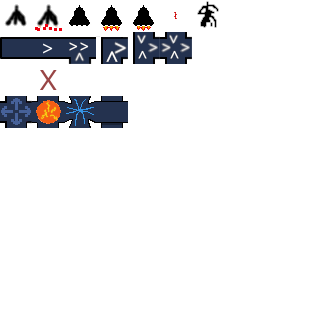
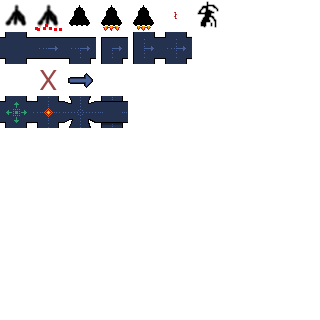
The second 320px x 320px image is a revision of the first. Changes to its layers:
added group "New" with 15 layers above "Arrow copy" over [0, 32, 192, 128]
added layer "Direction copy #3" in group "New" over [39, 45, 58, 54]
added layer "W -> E #1" in group "New" over [32, 38, 64, 58]
added layer "Direction copy #2" in group "New" over [71, 45, 90, 58]
added layer "S,W -> E #1" in group "New" over [64, 38, 96, 64]
added layer "S -> E #1" in group "New" over [102, 37, 128, 64]
added layer "Direction" in group "New" over [167, 39, 186, 58]
added layer "N,S,W -> E #1" in group "New" over [160, 32, 192, 64]
added layer "Direction copy" in group "New" over [144, 39, 154, 58]
added layer "N,S -> E #1" in group "New" over [134, 32, 160, 64]
added layer "Source #1" in group "New" over [0, 96, 32, 128]
added layer "Sink #1" in group "New" over [33, 97, 64, 128]
added layer "Distributor copy" in group "New" over [65, 97, 96, 128]
added layer "Direction #2" in group "New" over [68, 73, 93, 88]
renamed "Layer copy" to "Template", moved it above "Bridge", painted on it over [0, 32, 64, 64]
painted on "Bridge" over [98, 97, 127, 127]
moved "Distributor" into group "Old" over [65, 97, 96, 128]
renamed "Layer #1" to "Arrow", moved it into group "Old" over [73, 73, 93, 88]
moved "S,W -> E" into group "Old" over [64, 38, 96, 64]
renamed "Pasted Layer #4" to "N,S,W -> E", moved it into group "Old" over [160, 32, 192, 64]
renamed "Pasted Layer #3" to "N,S -> E", moved it into group "Old" over [134, 32, 160, 64]
moved "S -> E" into group "Old" over [96, 36, 128, 64]
moved "Source" into group "Old" over [0, 96, 32, 128]
moved "Sink" into group "Old" over [33, 97, 64, 128]
…and 2 more changes (1 added, 1 removed)
